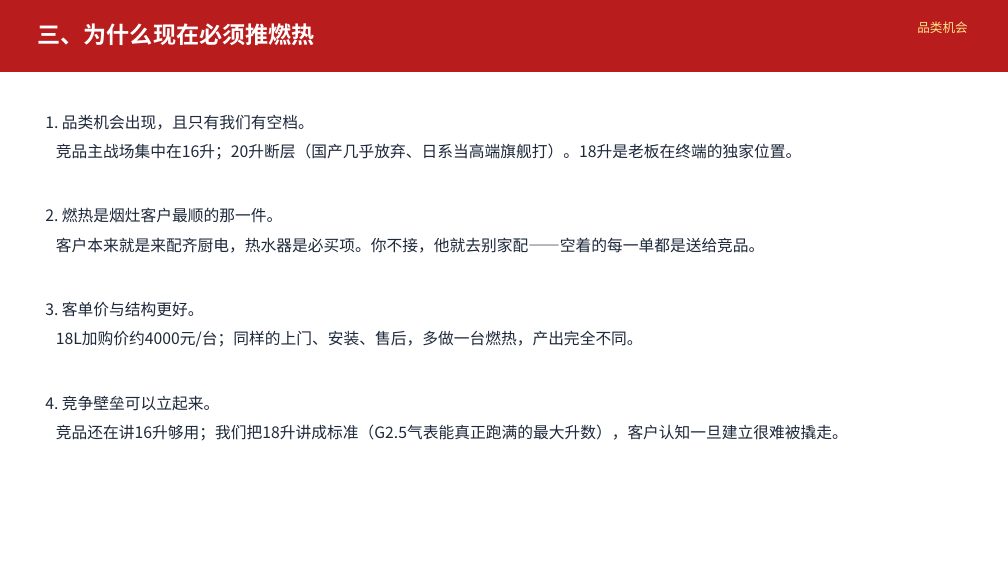
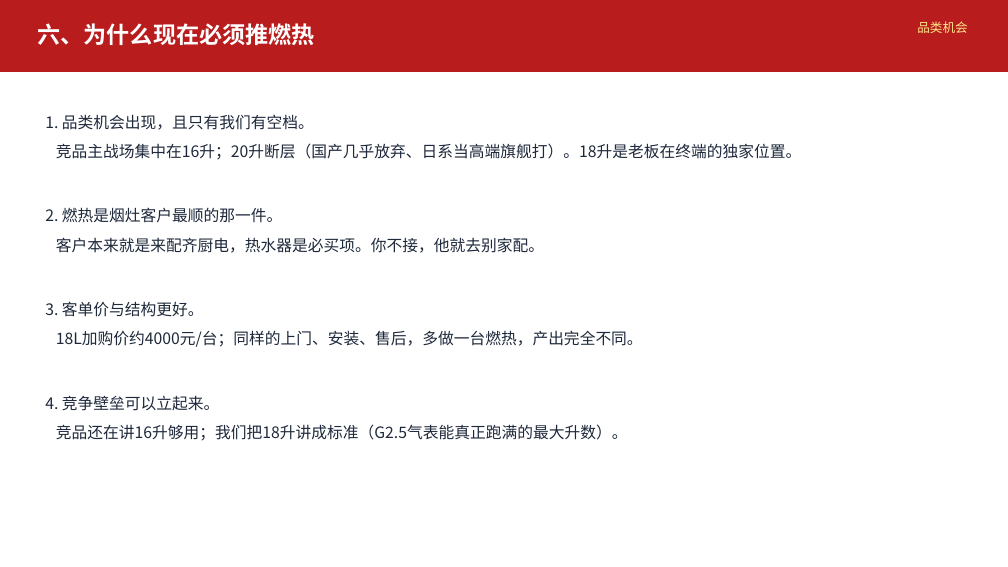
Before and after one commit to Wengweijian/BB-jiaofuzhongxin, a slide deck: slide 12 of 经销商培训_分享会完整版.pptx (slide 9 before the commit). Drawn at 1008x567 pixels with LibreOffice and Linux fonts; fonts in the diff are those of the drawing; background and template pictures are left out. Boxes give left, top, right and bottom in pixels: in the first picture for what was removed or moved away, otherwise in the second. Text is boxed around its words. In the diff, an @@ line names an element or a change of style, - is before the commit and + after.

```diff
--- a/经销商培训_分享会完整版.pptx
+++ b/经销商培训_分享会完整版.pptx
@@ text at (38, 23, 315, 45): text changed @@
-三、为什么现在必须推燃热
+六、为什么现在必须推燃热
@@ text at (56, 237, 544, 253): text changed @@
-客户本来就是来配齐厨电，热水器是必买项。你不接，他就去别家配——空着的每一单都是送给竞品。
+客户本来就是来配齐厨电，热水器是必买项。你不接，他就去别家配。
@@ text at (56, 424, 628, 441): text changed @@
-竞品还在讲16升够用；我们把18升讲成标准（G2.5气表能真正跑满的最大升数），客户认知一旦建立很难被撬走。
+竞品还在讲16升够用；我们把18升讲成标准（G2.5气表能真正跑满的最大升数）。
```
Also in this commit, not shown: 12 other slides changed, 3 slides added.
